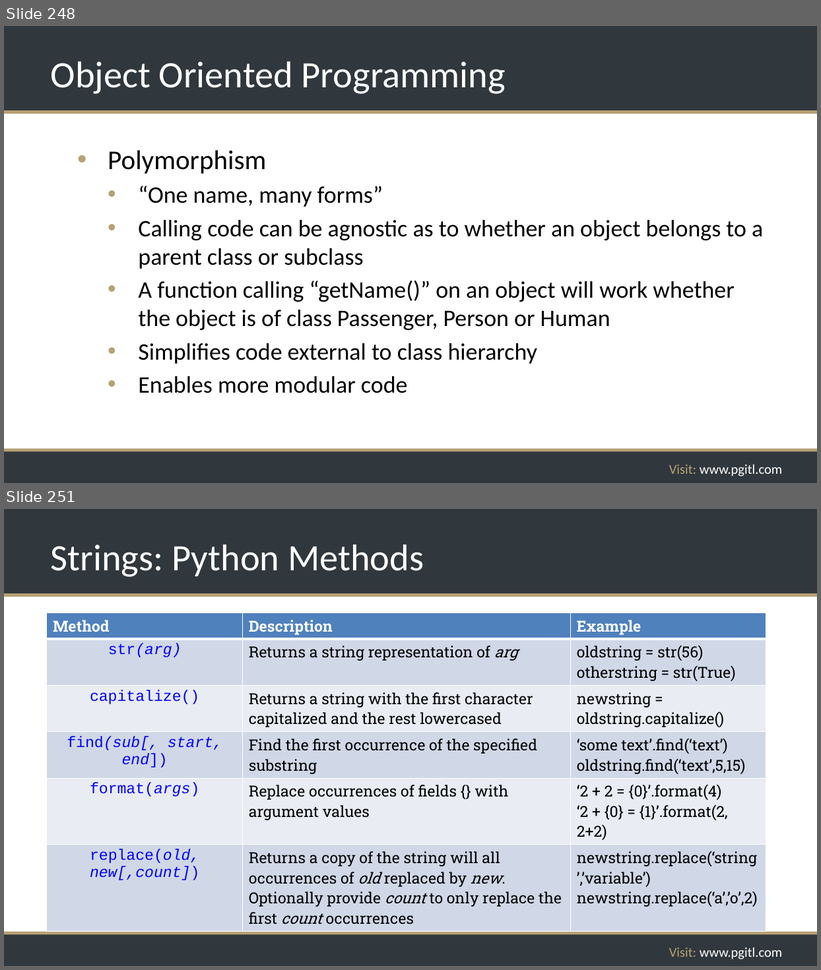
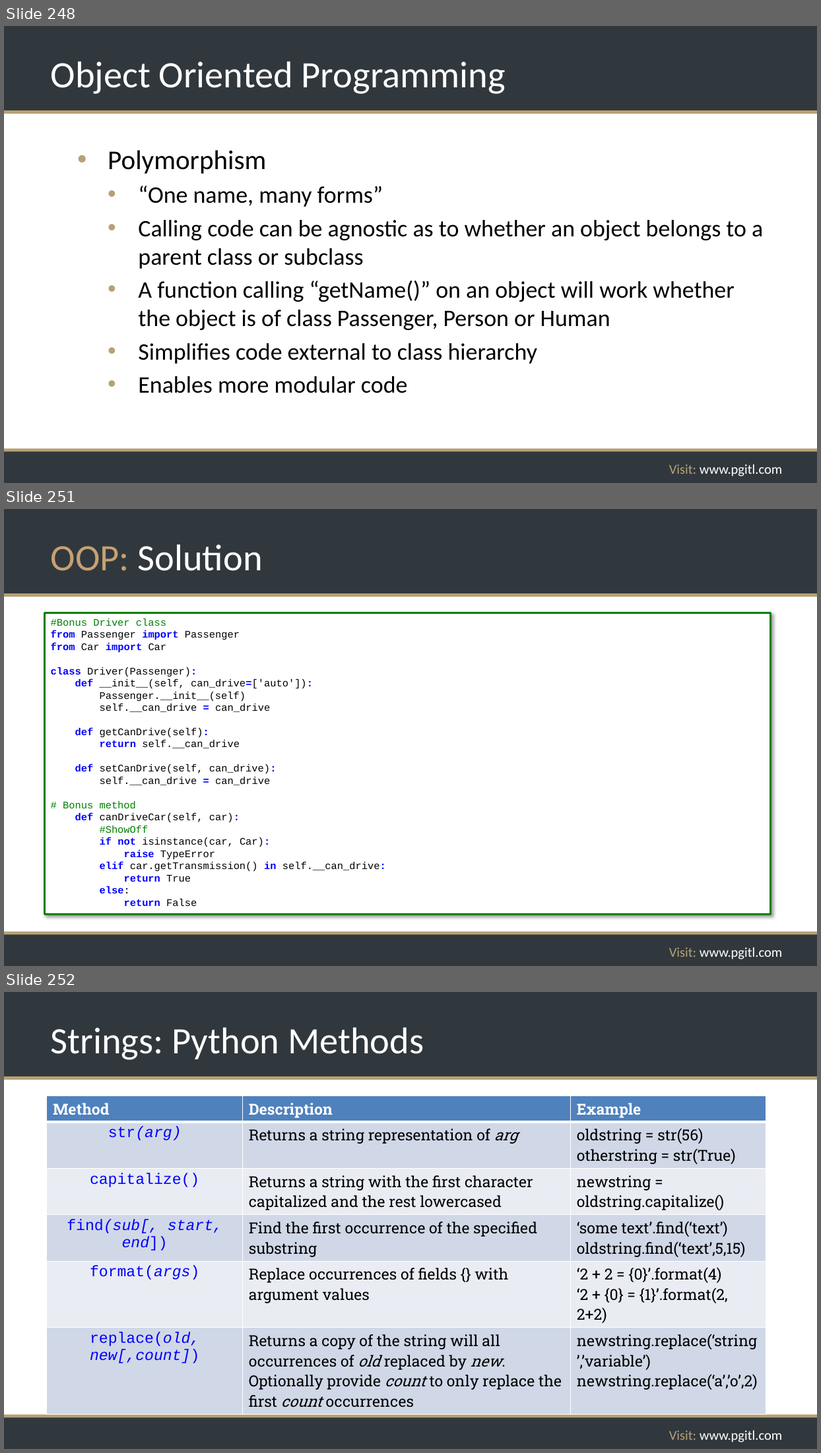
Before and after one commit to rikkouri/project-a, a slide deck: Programming Foundations.pptx. Shown one above the other, each under a label of ours: slides 248 and 251 before the commit, slides 248, 251 and 252 after it; the slides between them are not shown. The pictures are 821x970 and 821x1453 pixels, drawn with LibreOffice and Linux fonts; fonts in the diff are those of the drawing; background and template pictures are left out. Boxes give left, top, right and bottom in pixels: in the first picture for what was removed or moved away, otherwise in the second. Text is boxed around its words. In the diff, an @@ line names an element or a change of style, - is before the commit and + after.

```diff
--- a/Programming Foundations.pptx
+++ b/Programming Foundations.pptx
@@ slide 251 added at (4,509,817,966), background #FFFFFF; not listed: 5 template elements that a slide beside it also shows @@
@@ title added at (51,544,263,571), 44 pt, text #FFFFFF @@
+OOP: Solution
@@ rectangle added at (45,613,771,915), fill #FFFFFF, outline #008000 2.25 pt, 12 pt, text #000000 @@
+#Bonus Driver class
+from Passenger import Passenger
+from Car import Car
+class Driver(Passenger):
+def __init__(self, can_drive=['auto']):
+Passenger.__init__(self)
+self.__can_drive = can_drive
+def getCanDrive(self):
+return self.__can_drive
+def setCanDrive(self, can_drive):
+self.__can_drive = can_drive
+# Bonus method
+def canDriveCar(self, car):
+#ShowOff
+if not isinstance(car, Car):
+raise TypeError
+elif car.getTransmission() in self.__can_drive:
+return True
+else:
+return False
@@ what was slide 251 is now slide 252 @@
```
Also in this commit, not shown: 1 slide changed, 1 other slide added, 1 slide removed, 5 other files.
